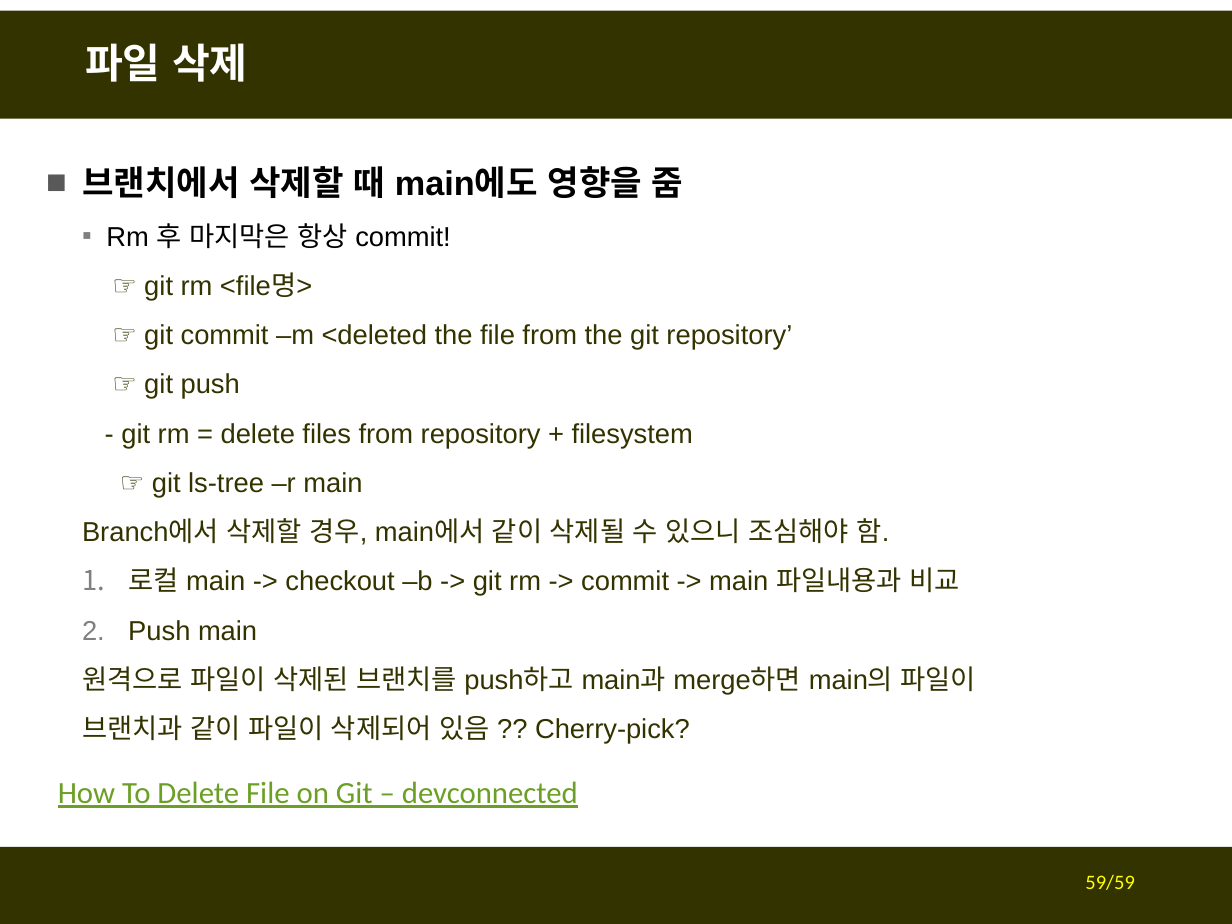
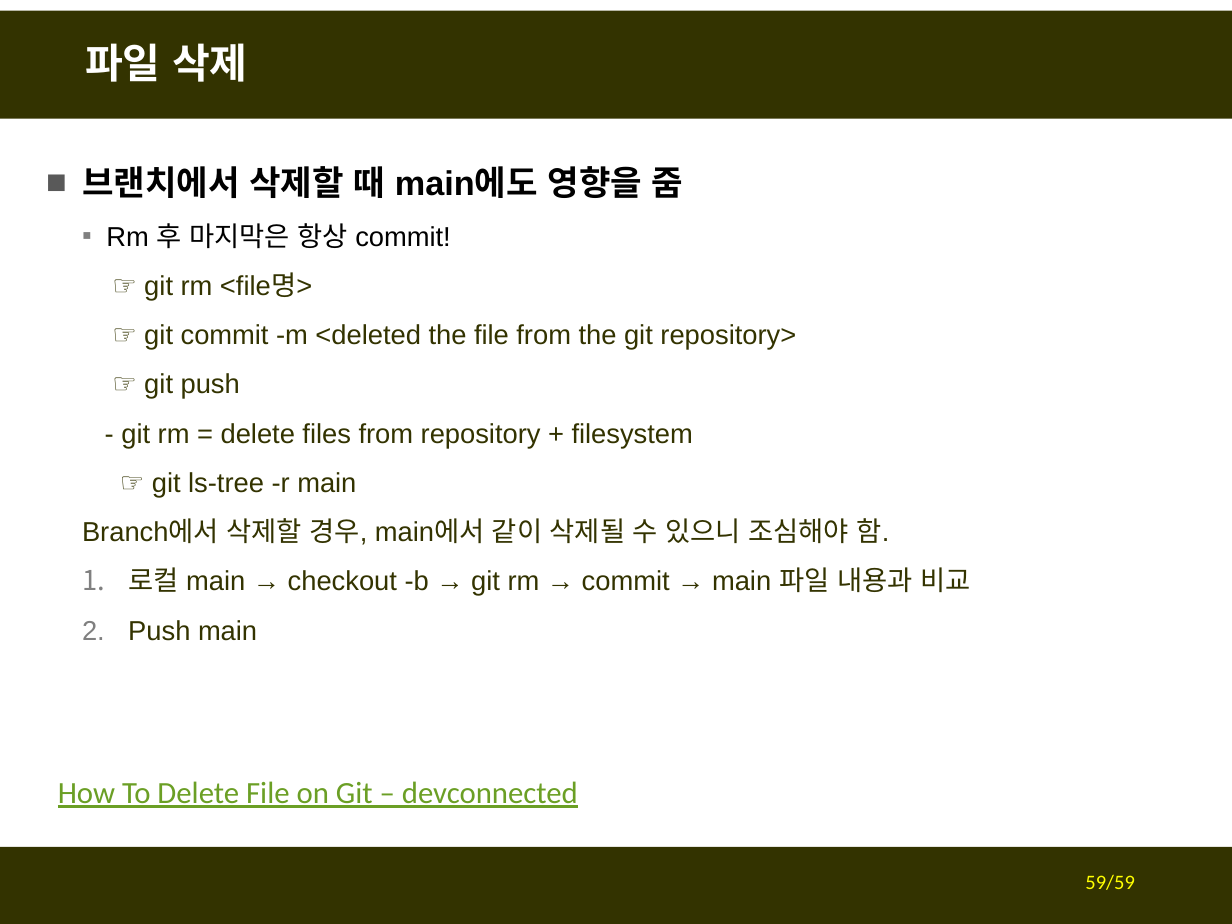
Before and after one commit to fasthill/github-lecture, a slide deck: slide 59 of git및github첫걸음1-git사용하기.pptx. Drawn at 1232x924 pixels with LibreOffice and Linux fonts; fonts in the diff are those of the drawing. Boxes give left, top, right and bottom in pixels: in the first picture for what was removed or moved away, otherwise in the second. Text is boxed around its words. In the diff, an @@ line names an element or a change of style, - is before the commit and + after.

```diff
--- a/git및github첫걸음1-git사용하기.pptx
+++ b/git및github첫걸음1-git사용하기.pptx
@@ text at [144,324,796,350]: text changed @@
-  ☞ git commit –m <deleted the file from the git repository’
+  ☞ git commit -m <deleted the file from the git repository>
@@ text at [152,472,356,498]: text changed @@
-  ☞ git ls-tree –r main
+  ☞ git ls-tree -r main
@@ text at [128,567,970,596]: text changed @@
-  1. 로컬 main -> checkout –b -> git rm -> commit -> main 파일내용과 비교
+  1. 로컬 main → checkout -b → git rm → commit → main 파일 내용과 비교
@@ text at [82,666,976,744]: paragraphs removed @@
-  원격으로 파일이 삭제된 브랜치를 push하고 main과 merge하면 main의 파일이
-  브랜치과 같이 파일이 삭제되어 있음 ?? Cherry-pick?
```
Also in this commit, not shown: 2 other slides changed.
